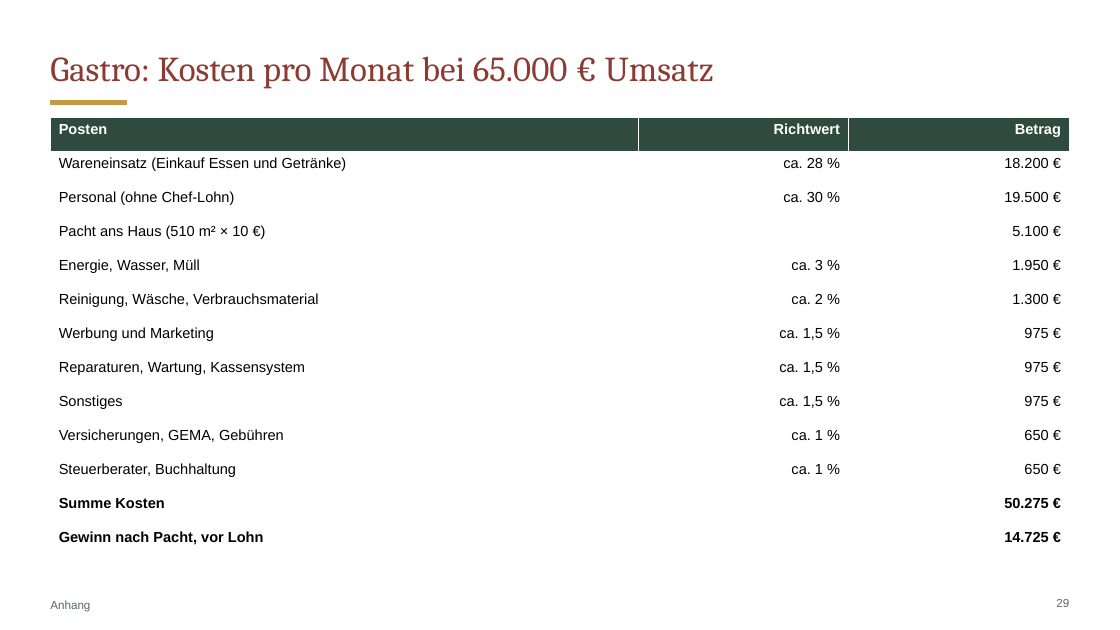
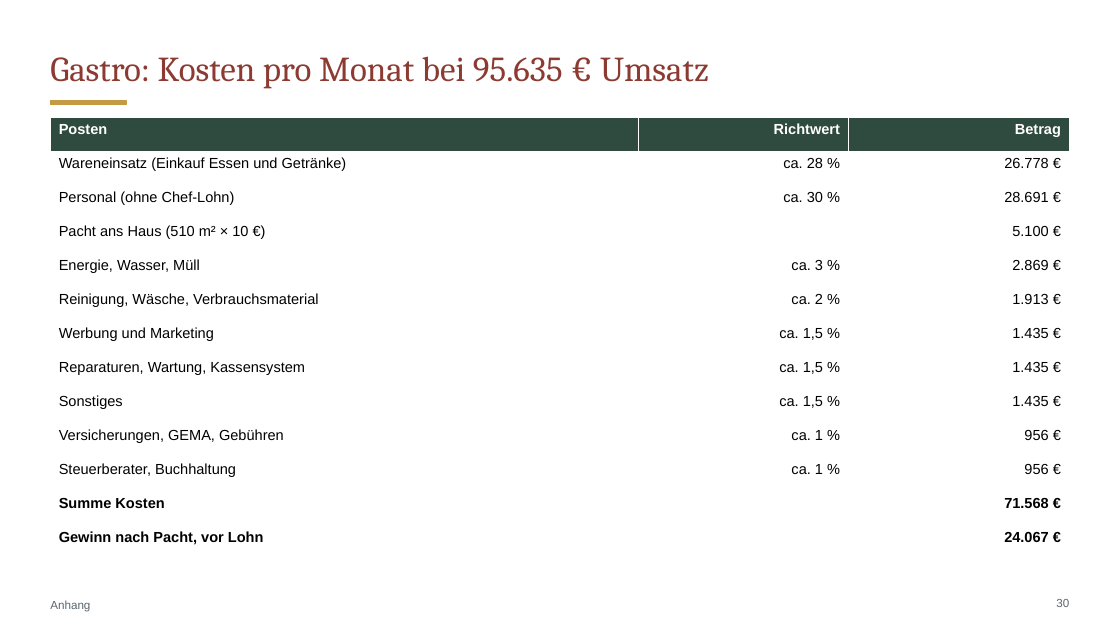
Before and after one commit to CartoonUsername/bau-projekt, a slide deck: slide 30 of praesentation/Neue-Mitte-Werlte_Baufeld3_8-Wohnungen_Grosse-Gastro-EG.pptx (slide 29 before the commit). Drawn at 1120x630 pixels with LibreOffice and Linux fonts; fonts in the diff are those of the drawing. Boxes give left, top, right and bottom in pixels: in the first picture for what was removed or moved away, otherwise in the second. Text is boxed around its words. In the diff, an @@ line names an element or a change of style, - is before the commit and + after.

```diff
--- a/praesentation/Neue-Mitte-Werlte_Baufeld3_8-Wohnungen_Grosse-Gastro-EG.pptx
+++ b/praesentation/Neue-Mitte-Werlte_Baufeld3_8-Wohnungen_Grosse-Gastro-EG.pptx
@@ title at (50, 56, 709, 88): text changed @@
-Gastro: Kosten pro Monat bei 65.000 € Umsatz
+Gastro: Kosten pro Monat bei 95.635 € Umsatz
@@ table at (50, 118, 1070, 549) @@
-row 2, column 3: 18.200 €
+row 2, column 3: 26.778 €
-row 3, column 3: 19.500 €
+row 3, column 3: 28.691 €
-row 5, column 3: 1.950 €
+row 5, column 3: 2.869 €
-row 6, column 3: 1.300 €
+row 6, column 3: 1.913 €
-row 7, column 3: 975 €
+row 7, column 3: 1.435 €
-row 8, column 3: 975 €
+row 8, column 3: 1.435 €
-row 9, column 3: 975 €
+row 9, column 3: 1.435 €
-row 10, column 3: 650 €
+row 10, column 3: 956 €
-row 11, column 3: 650 €
+row 11, column 3: 956 €
-row 12, column 3: 50.275 €
+row 12, column 3: 71.568 €
-row 13, column 3: 14.725 €
+row 13, column 3: 24.067 €
@@ page number at (1056, 599, 1069, 607): text changed @@
-29
+30
```
Also in this commit, not shown: 7 other slides changed, 1 slide added, 13 other files.
